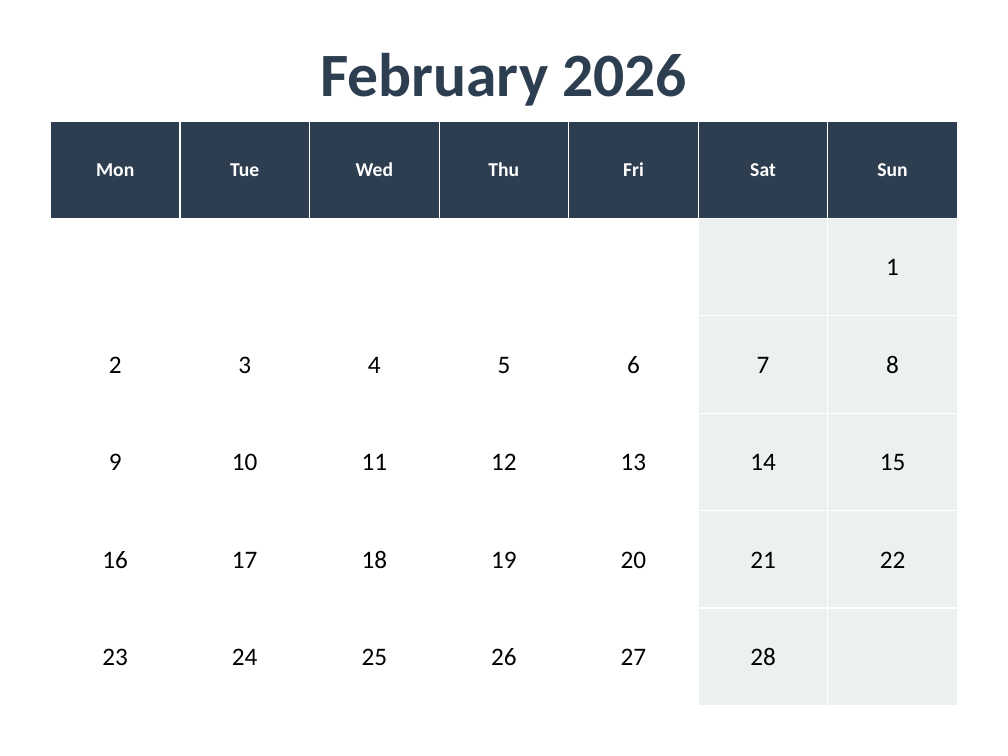
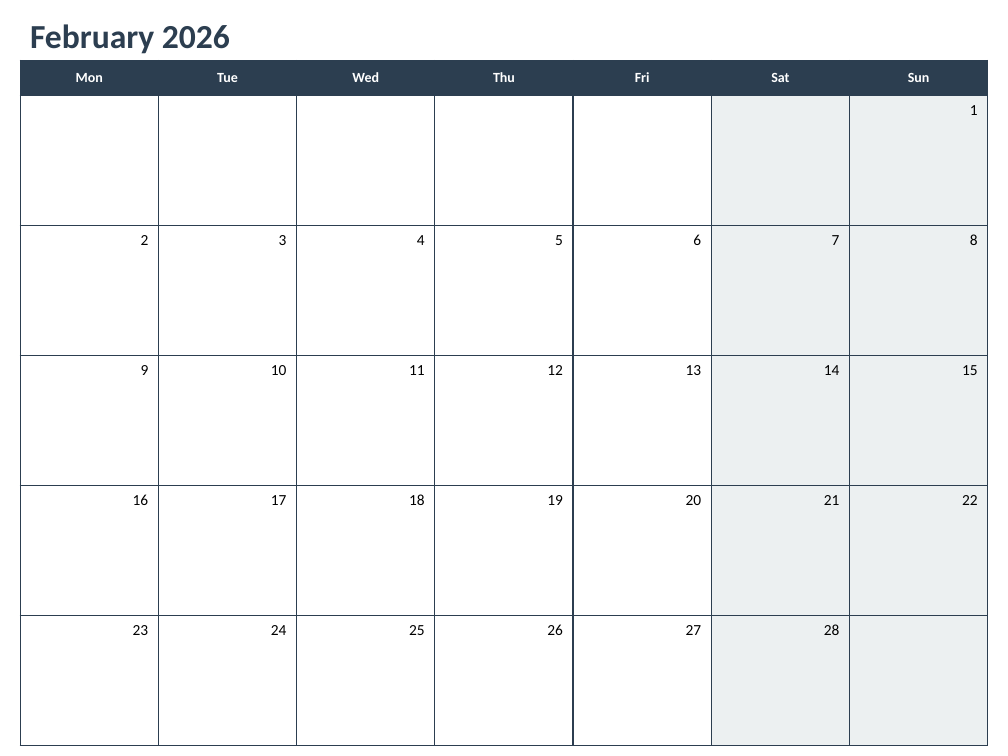
Before and after one commit to cakeface/tora_calendars, a slide deck: slide 2 of docs/2026_Calendar.pptx. Drawn at 1008x756 pixels with LibreOffice and Linux fonts; fonts in the diff are those of the drawing. Boxes give left, top, right and bottom in pixels: in the first picture for what was removed or moved away, otherwise in the second. Text is boxed around its words. In the diff, an @@ line names an element or a change of style, - is before the commit and + after.

```diff
--- a/docs/2026_Calendar.pptx
+++ b/docs/2026_Calendar.pptx
@@ text "February 2026": place and size @@
-text "February 2026" at box(320, 52, 687, 106)
+text "February 2026" at box(30, 24, 230, 54)
@@ text "February 2026" at box(30, 24, 230, 54): size 44 to 24 pt; alignment centre to left @@
@@ table at box(20, 60, 987, 746) @@
@@ size 14 to 10 pt in "Mon", "Tue", "Wed", "Thu" and 3 more places @@
@@ size 18 to 11 pt in "1", "2", "3", "4" and 24 more places @@
@@ alignment centre to right @@
@@ borders changed @@
@@ table: place and size @@
-table at box(50, 121, 961, 706)
+table at box(20, 60, 987, 746)
```
Also in this commit, not shown: 11 other slides changed, 1 other file.
